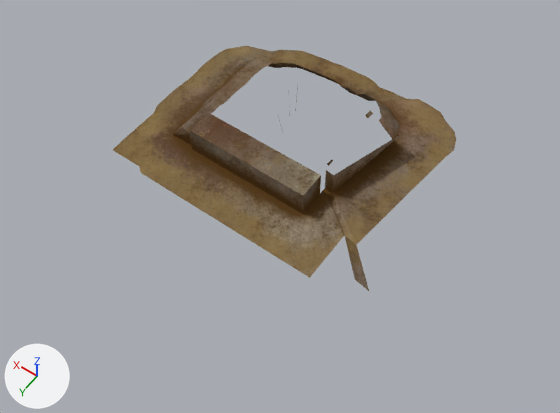
The OBJ model src/models/suelo_exterior_2/suelo_exterior_2.obj, before and after one commit.
Rendered twice from a camera (50 mm lens) standing at (-2094.0, 2618.0, 3378.0) and looking at (-423.0, 278.0, -299.0). The axes (+X, +Y, +Z) are drawn at lower left. The lights are the same throughout. Where no turn or scale is listed for an object, it has been applied to the vertices.

Names of what the first picture shows: 'suelo_exterior_2'.
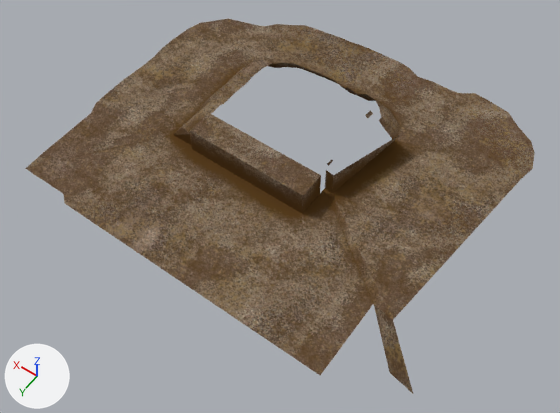
Where the change shows, as pixel boxes [x1, y1, x2, y2] in the pictures (560 x 413 px; the box of a moved part takes in the faces that stretch with it):
'suelo_exterior_2', reshaped (49% wider, 52% taller)
    before: [113, 46, 456, 291]
    after: [25, 19, 535, 393]
part 1 of me_suelo_exterior_2, moved or reshaped
    before: [113, 46, 456, 291]
    after: [25, 19, 535, 393]
part 2 of me_suelo_exterior_2, recoloured
    both: [178, 59, 400, 209]

Edits to the bpy script that builds the scene:
```text
Add img_sueloexterior2_base_color_png:
    img_sueloexterior2_base_color_png = load_image('SueloExterior2_Base_Color.png', 'SueloExterior2_Base_Color.png', 512, 512, 'sRGB')
Add img_sueloexterior2_metallic_png:
    img_sueloexterior2_metallic_png = load_image('SueloExterior2_Metallic.png', 'SueloExterior2_Metallic.png', 512, 512, 'sRGB')
Add img_sueloexterior2_normal_directx_png:
    img_sueloexterior2_normal_directx_png = load_image('SueloExterior2_Normal_DirectX.png', 'SueloExterior2_Normal_DirectX.png', 512, 512, 'sRGB')
Add mat_sueloexterior3:
    mat_sueloexterior3 = bpy.data.materials.new('SueloExterior3')
    # uses the picture img_sueloexterior2_base_color_png
    # uses the picture img_sueloexterior2_metallic_png
    # uses the picture img_sueloexterior2_normal_directx_png
Change me_suelo_exterior_2:
    used by ob_suelo_exterior_2; location = (0.0, 0.0, 0.0)
    remove me_suelo_exterior_2.from_pydata(...)  # 198 vertices, 264 faces; spans x -1191.0..594.0, y -817.0..700.0, z -253.0..78.0
    add me_suelo_exterior_2.from_pydata(...)  # 186 vertices, 258 faces; spans x -1674.0..924.0, y -1071.0..1137.0, z -320.0..78.0
    me_suelo_exterior_2 part 1
    54 vertices move from x -1191.0..594.0, y -817.0..700.0, z -253.0..-81.0 to x -1674.0..924.0, y -1071.0..1137.0, z -320.0..-69.0
    me_suelo_exterior_2 part 2: 258 faces spanning x -1674.0..924.0, y -1071.0..1137.0, z -320.0..78.0 switch from mat_sueloexterior2 to mat_sueloexterior3
```
